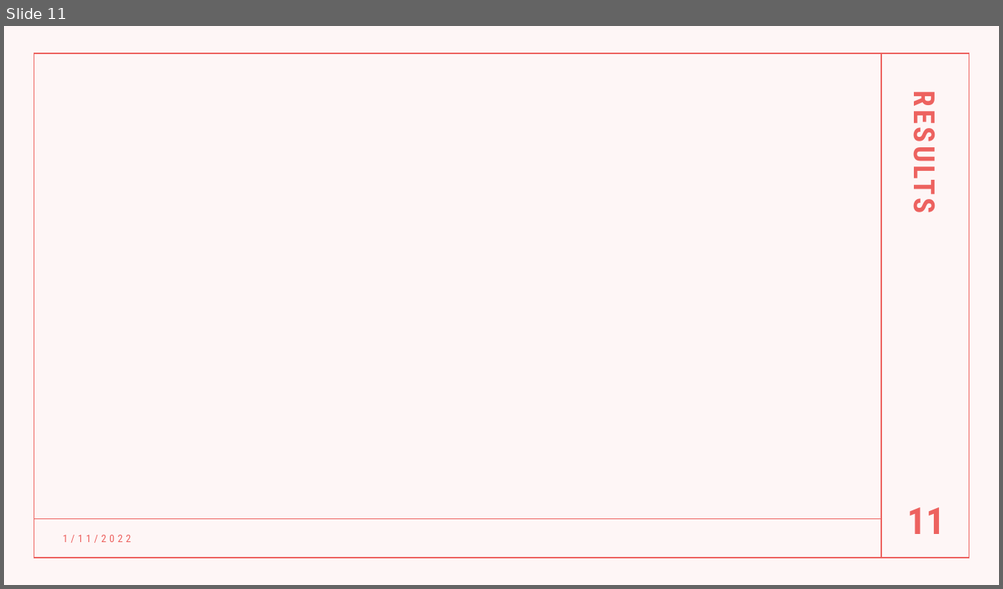
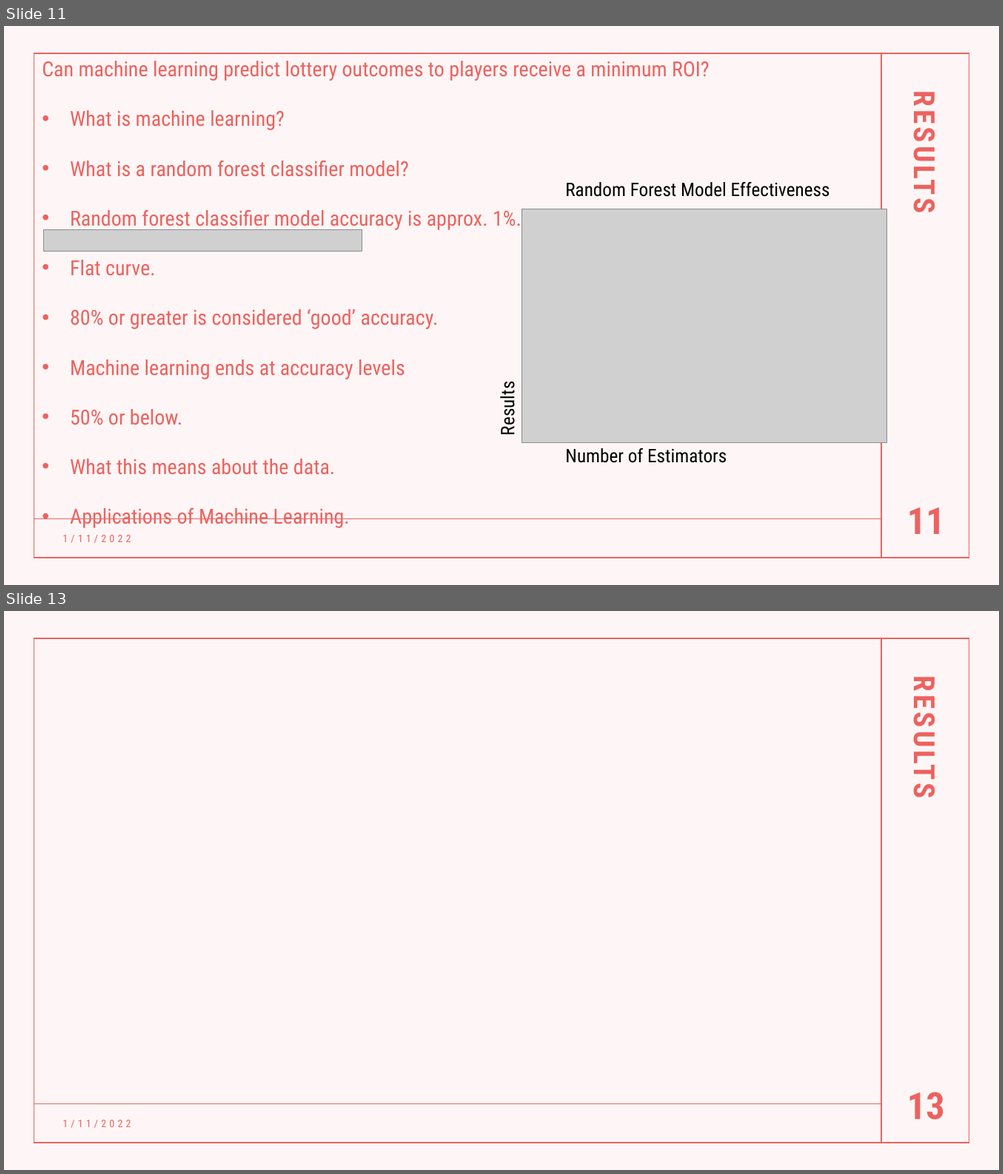
Before and after one commit to AlbiKovi/DSO110---Final-Group-Project, a slide deck: Is the Mega Millions a Mega Trap.pptm. Shown one above the other, each under a label of ours: slide 11 before the commit, slides 11 and 13 after it; the slides between them are not shown. The pictures are 1003x589 and 1003x1174 pixels, drawn with LibreOffice and Linux fonts; fonts in the diff are those of the drawing; grey boxes stand for pictures. Boxes give left, top, right and bottom in pixels: in the first picture for what was removed or moved away, otherwise in the second. Text is boxed around its words. In the diff, an @@ line names an element or a change of style, - is before the commit and + after.

```diff
--- a/Is the Mega Millions a Mega Trap.pptm
+++ b/Is the Mega Millions a Mega Trap.pptm
@@ slide 11 added at <box>4,26,999,585</box>, background #FFFFFF; not listed: 4 template elements that a slide beside it also shows @@
@@ text added at <box>42,61,709,528</box>, 20 pt, text #ED625F @@
+Can machine learning predict lottery outcomes to players receive a minimum ROI?
+• What is machine learning?
+• What is a random forest classifier model?
+• Random forest classifier model accuracy is approx. 1%.
+• Flat curve.
+• 80% or greater is considered ‘good’ accuracy.
+• Machine learning ends at accuracy levels
+• 50% or below.
+• What this means about the data.
+• Applications of Machine Learning.
@@ text added at <box>910,84,940,419</box>, 28 pt, text #ED625F, bold @@
+RESULTS
@@ text added at <box>565,182,830,197</box>, 18 pt, text #000000 @@
+Random Forest Model Effectiveness
@@ picture added at <box>522,209,887,443</box> @@
@@ picture added at <box>43,230,361,251</box> @@
@@ text added at <box>495,386,519,434</box>, 18 pt, text #000000 @@
+Results
@@ text added at <box>565,449,726,463</box>, 18 pt, text #000000 @@
+Number of Estimators
@@ page number added at <box>907,508,945,534</box>, 36 pt, text #ED625F, bold @@
+11
@@ text added at <box>62,535,131,543</box>, 10 pt, text #ED625F @@
+1/11/2022
@@ what was slide 11 is now slide 13 @@
@@ page number at <box>907,1092,945,1120</box>: text changed @@
-11
+13
```
Also in this commit, not shown: 3 slides changed, 2 other slides added, 1 slide removed.
